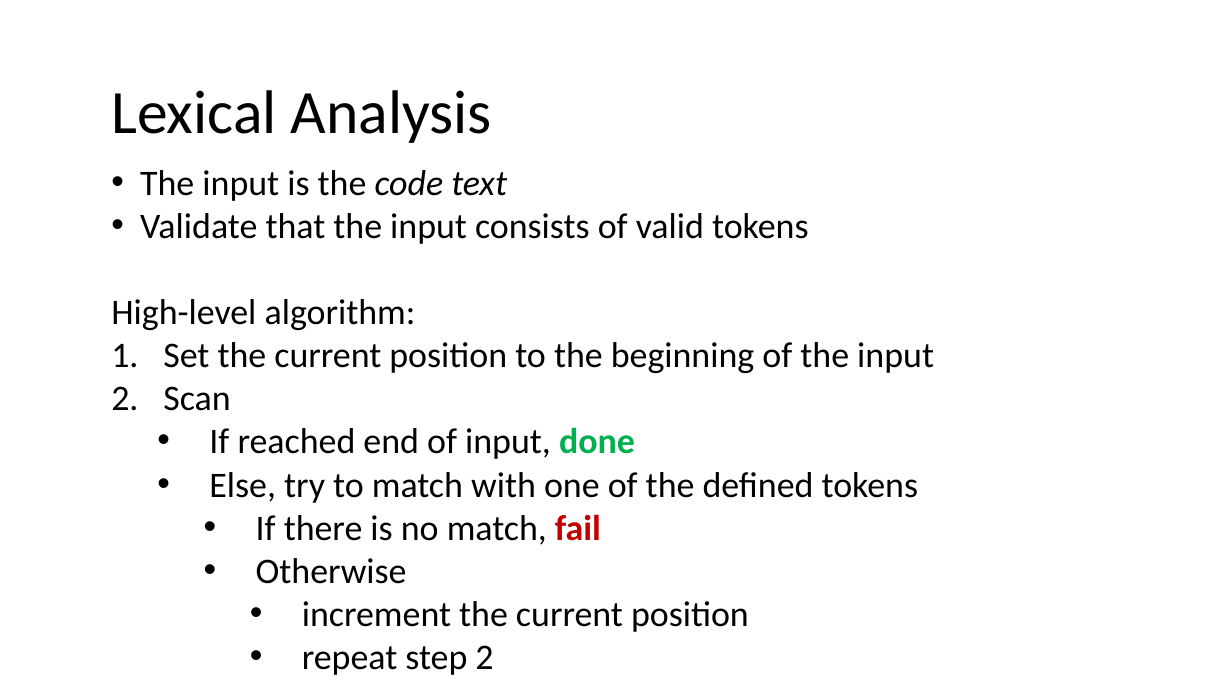
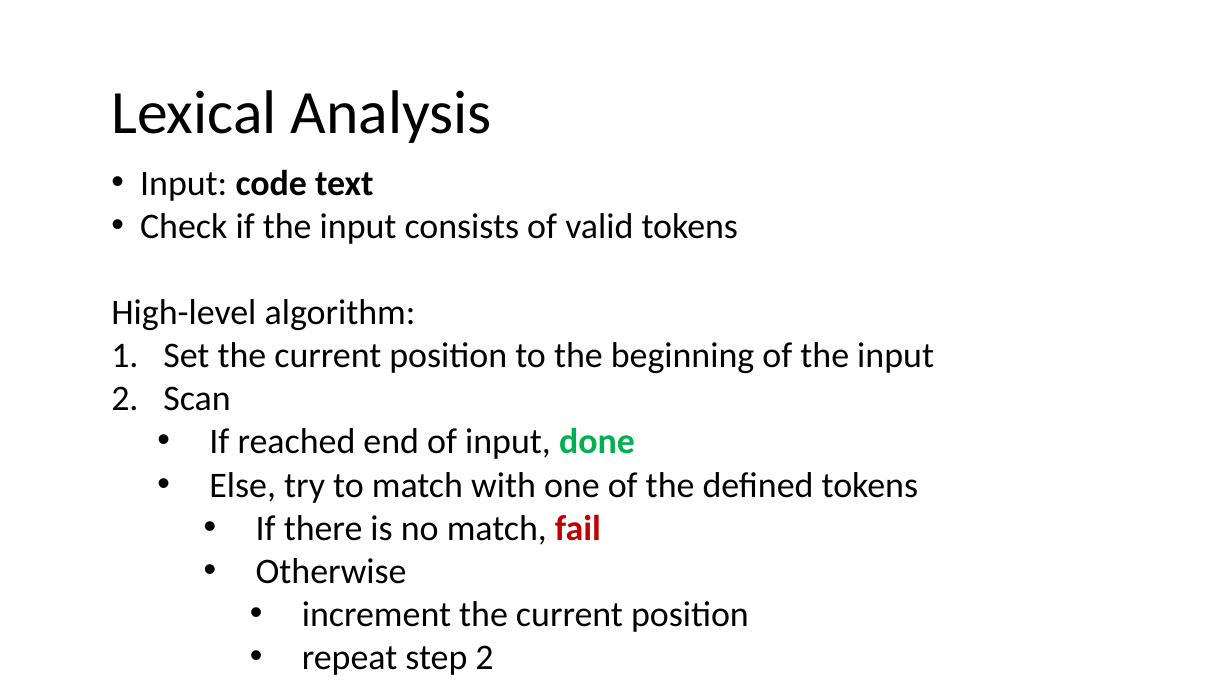
Before and after one commit to nivshani/compilation, a slide deck: slide 11 of slides/lexical_analysis.pptx. Drawn at 1232x693 pixels with LibreOffice and Linux fonts; fonts in the diff are those of the drawing. Boxes give left, top, right and bottom in pixels: in the first picture for what was removed or moved away, otherwise in the second. Text is boxed around its words. In the diff, an @@ line names an element or a change of style, - is before the commit and + after.

```diff
--- a/slides/lexical_analysis.pptx
+++ b/slides/lexical_analysis.pptx
@@ text at [140,169,739,244]: text changed @@
-• The input is the code text
-• Validate that the input consists of valid tokens
+• Input: code text
+• Check if the input consists of valid tokens
```
Also in this commit, not shown: 2 other slides changed, 1 other file.
